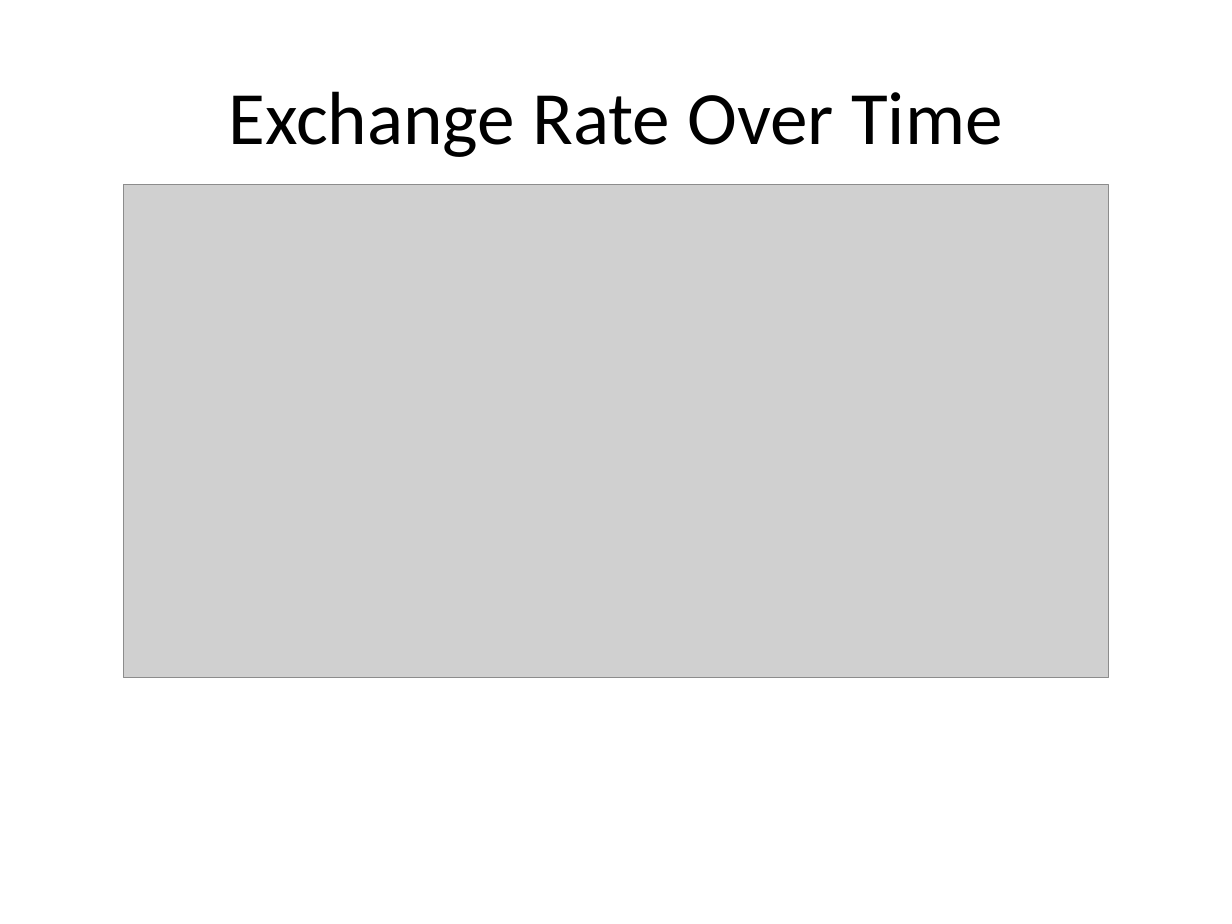
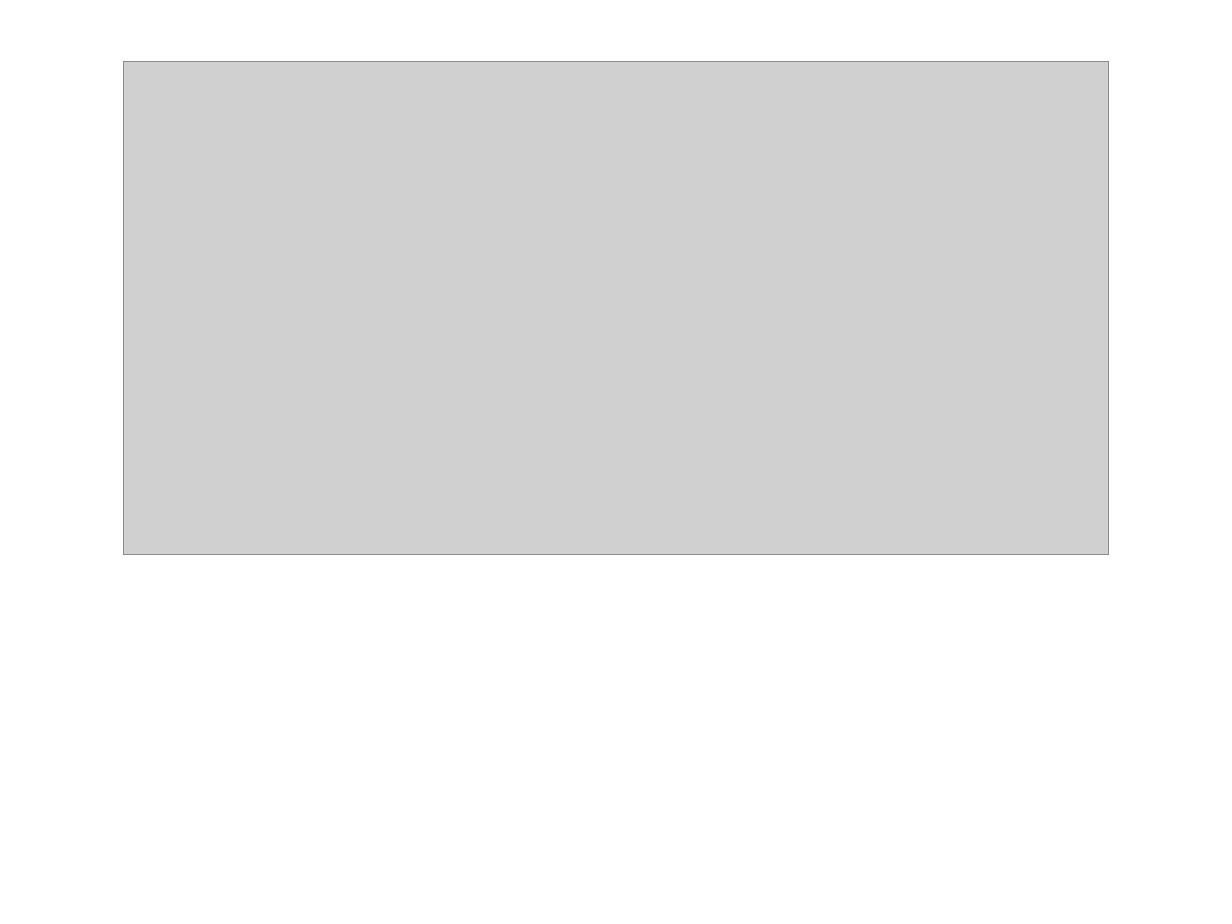
Before and after one commit to Delpen9/Argentina-Inflation, a slide deck: slide 11 of argentina_analysis_presentation.pptx. Drawn at 1232x924 pixels with LibreOffice and Linux fonts; fonts in the diff are those of the drawing; grey boxes stand for pictures. Boxes give left, top, right and bottom in pixels: in the first picture for what was removed or moved away, otherwise in the second. Text is boxed around its words. In the diff, an @@ line names an element or a change of style, - is before the commit and + after.

```diff
--- a/argentina_analysis_presentation.pptx
+++ b/argentina_analysis_presentation.pptx
@@ picture moved from (x1=123, y1=185, x2=1109, y2=678) to (x1=123, y1=62, x2=1109, y2=554) @@
@@ title removed at (x1=228, y1=91, x2=1002, y2=157) @@
-Exchange Rate Over Time
```
Also in this commit, not shown: 12 other slides changed, 1 other file.
